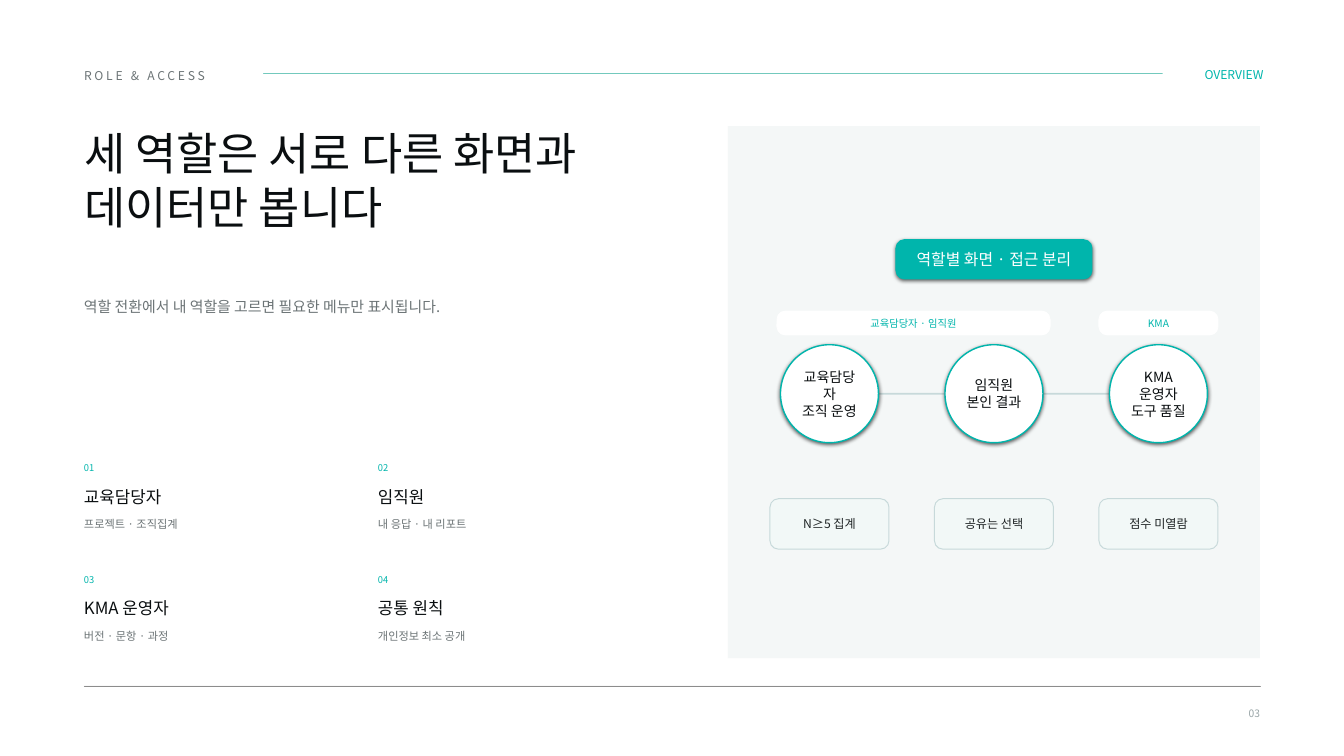
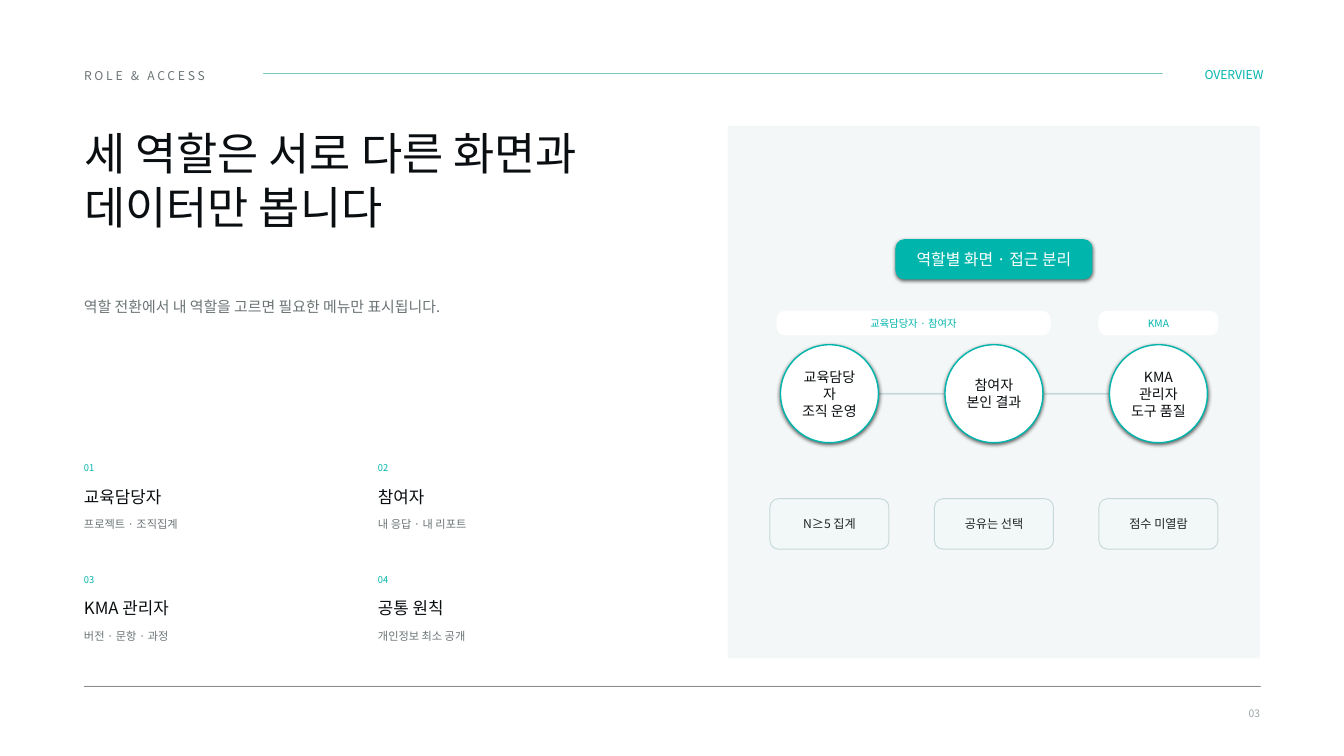
Before and after one commit to skytree96-cmyk/KMA_TAB_v2, a slide deck: slide 3 of docs/TAP_빠른사용가이드_v3.pptx. Drawn at 1344x756 pixels with LibreOffice and Linux fonts; fonts in the diff are those of the drawing; grey boxes stand for pictures. Boxes give left, top, right and bottom in pixels: in the first picture for what was removed or moved away, otherwise in the second. Text is boxed around its words. In the diff, an @@ line names an element or a change of style, - is before the commit and + after.

```diff
--- a/docs/TAP_빠른사용가이드_v3.pptx
+++ b/docs/TAP_빠른사용가이드_v3.pptx
@@ text in rounded rectangle at [870,318,956,328]: text changed @@
-교육담당자 · 임직원
+교육담당자 · 참여자
@@ text in ellipse at [975,378,1014,391]: text changed @@
-임직원
+참여자
@@ text in ellipse at [1139,371,1178,400]: text changed @@
-KMA 운영자
+KMA 관리자
@@ text at [378,489,424,505]: text changed @@
-임직원
+참여자
@@ text at [84,600,168,616]: text changed @@
-KMA 운영자
+KMA 관리자
```
Also in this commit, not shown: 7 other slides changed, 8 other files.
